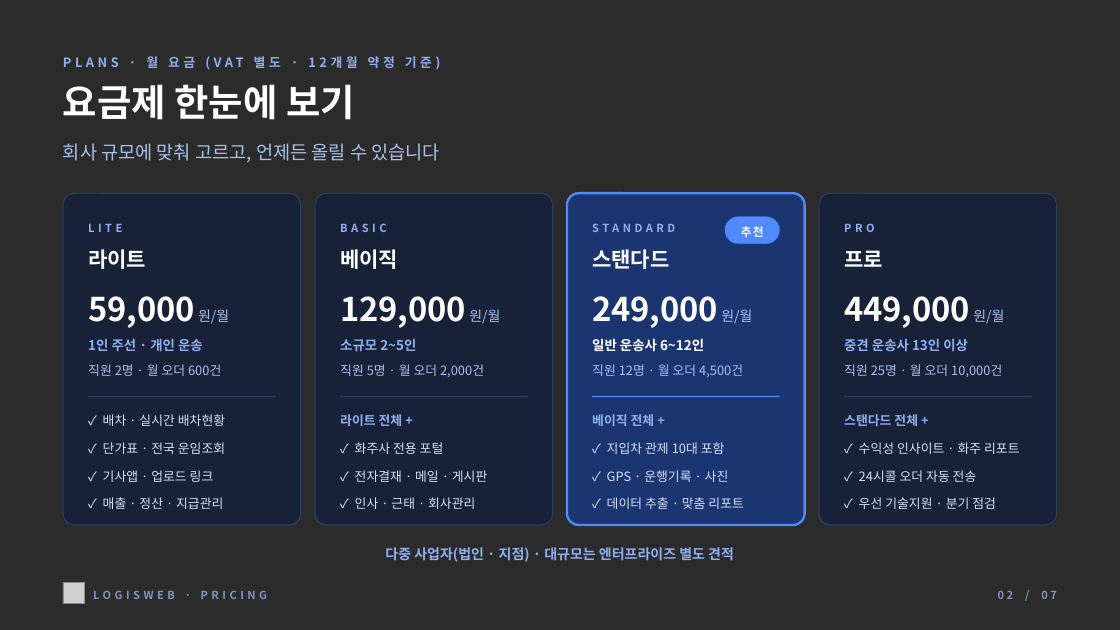
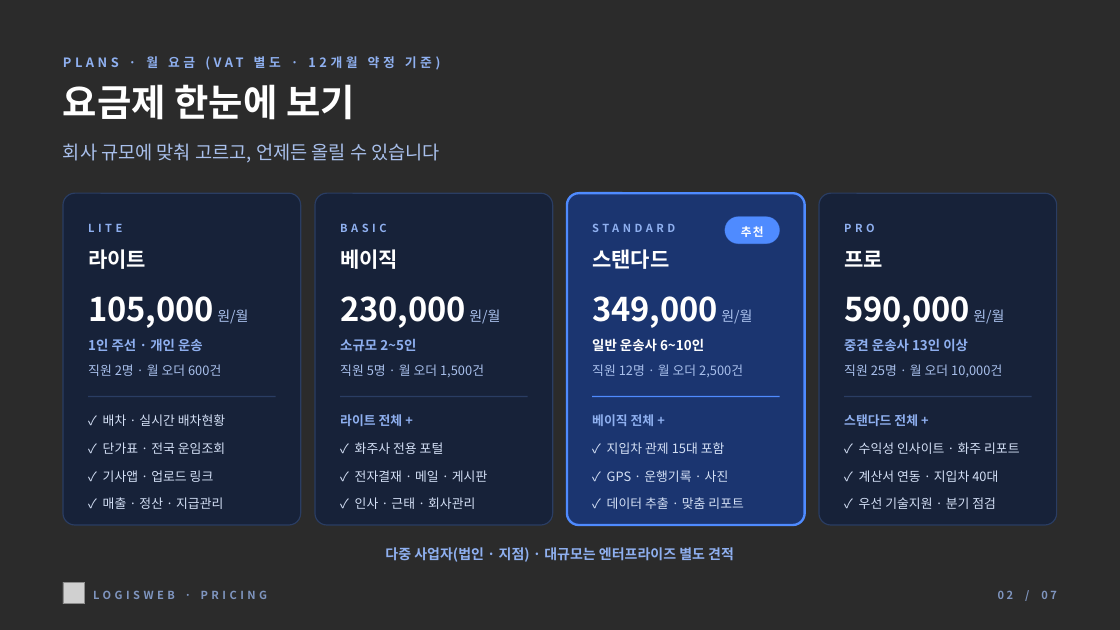
Before and after one commit to sungwoo0923/dispatch-app2, a slide deck: slide 2 of docs/ppt/로지스웹_요금안내_2026-11.pptx. Drawn at 1120x630 pixels with LibreOffice and Linux fonts; fonts in the diff are those of the drawing; grey boxes stand for pictures; background and template pictures are left out; a plain dark background stands for a picture behind light text. Boxes give left, top, right and bottom in pixels: in the first picture for what was removed or moved away, otherwise in the second. Text is boxed around its words. In the diff, an @@ line names an element or a change of style, - is before the commit and + after.

```diff
--- a/docs/ppt/로지스웹_요금안내_2026-11.pptx
+++ b/docs/ppt/로지스웹_요금안내_2026-11.pptx
@@ text at <box>88,296,248,328</box>: text changed @@
-59,000 원/월
+105,000 원/월
@@ text at <box>340,296,500,328</box>: text changed @@
-129,000 원/월
+230,000 원/월
@@ text at <box>592,296,752,328</box>: text changed @@
-249,000 원/월
+349,000 원/월
@@ text at <box>844,296,1004,328</box>: text changed @@
-449,000 원/월
+590,000 원/월
@@ text at <box>592,338,704,352</box>: text changed @@
-일반 운송사 6~12인
+일반 운송사 6~10인
@@ text at <box>340,364,484,377</box>: text changed @@
-직원 5명 · 월 오더 2,000건
+직원 5명 · 월 오더 1,500건
@@ text at <box>592,364,743,377</box>: text changed @@
-직원 12명 · 월 오더 4,500건
+직원 12명 · 월 오더 2,500건
@@ text at <box>607,442,725,454</box>: text changed @@
-✓ 지입차 관제 10대 포함
+✓ 지입차 관제 15대 포함
@@ text at <box>859,470,998,482</box>: text changed @@
-✓ 24시콜 오더 자동 전송
+✓ 계산서 연동 · 지입차 40대
```
Also in this commit, not shown: 4 other slides changed, 6 other files.
